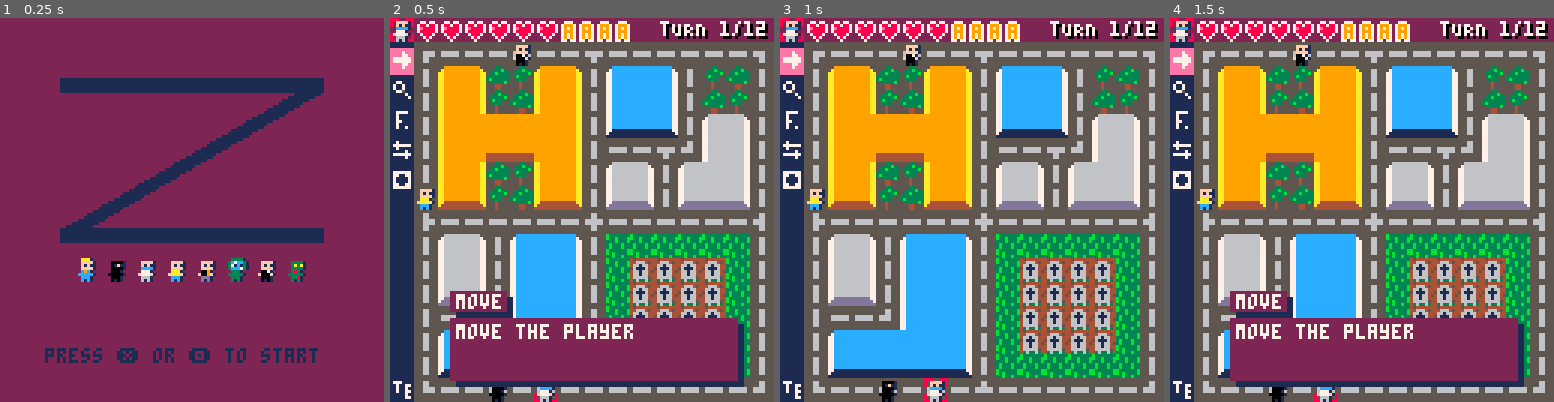
Above: before the commit, frames 1-4 (left to right).
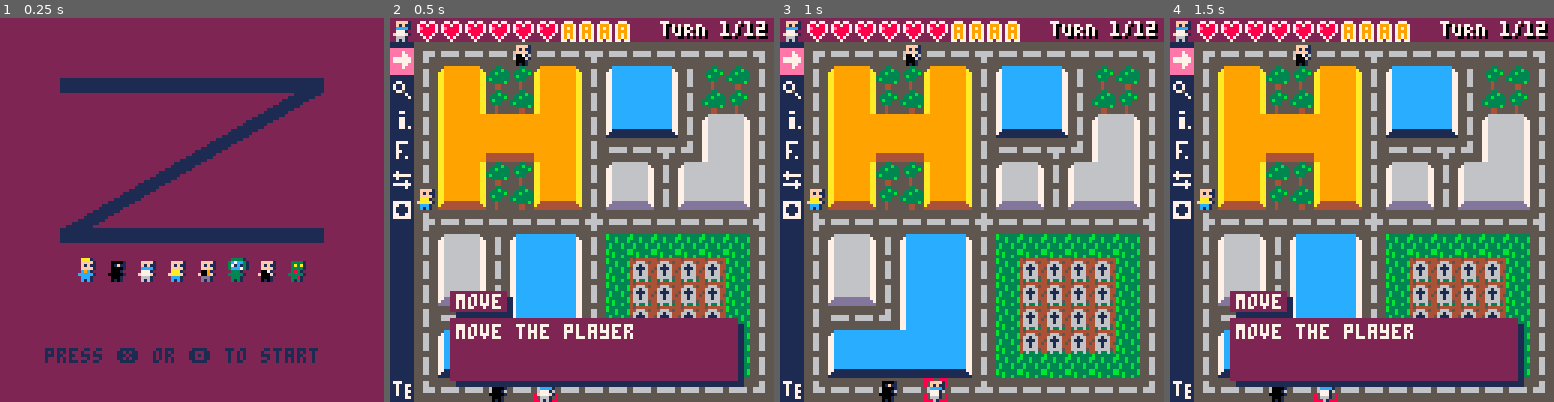
Above: after the commit, the same moments.

Repository: pixelocene/z
Game: PICO-8 cartridge z.p8
Same seed, same stepped clock (60 frames per second), same inputs: the game is played once before the commit and once after it.
Inputs:
- Up to frame 1 (0.25 s): no input
- Up to frame 2 (0.5 s): tap X (X key) at 0.33 s
- Up to frame 3 (1 s): tap O (Z key) at 0.7 s
- Up to frame 4 (1.5 s): tap X (X key) at 1.07 s

Frame 1 is identical in both runs. In frame 2, 0.6% of the frame differs, in the area x 0-7%, y 0-99%; in frame 3, 0.6%, in the area x 0-43%, y 0-100%; in frame 4, 0.6%.

Commit message:
Pick objects from building

Diff:
--- a/z.p8
+++ b/z.p8
@@ -76,7 +76,13 @@
 
 	areas={}
 	game_special_buildings={}
-	building_message = {
+
+	info_message = {
+		message=nil,
+		anim=0
+	}
+
+	error_message = {
 		message=nil,
 		anim=0
 	}
@@ -122,7 +128,7 @@
 					until not exists
 				end
 				b.name=building.name
-				-- @todo copy objects
+				b.objects=building.objects
 			end
 			-- add the area to the map areas
 			add(areas,area)
@@ -141,8 +147,11 @@
 			ox=x, -- offset (for animation)
 			oy=y,	-- offset (for animation)
 			job=job,
+			anim=0,
 			mirror=false, -- if true, look to the left
 			building=nil, -- building data
+			inventory={},
+			max_inventory_size=6,
 		})
 	end
 
@@ -153,12 +162,16 @@
 function update_game()
 	-- update animations
 	update_target()
-	-- update building message timer
-	if building_message.name~=nil then
-		building_message.anim-=0.1
-		if building_message.anim <= 0 then building_message.name=nil end
-	end
-
+	update_player()
+	-- update messages
+	if info_message.message~=nil then
+		info_message.anim-=0.1
+		if info_message.anim <= 0 then info_message.message=nil end
+	end
+	if error_message.message~=nil then
+		error_message.anim-=0.1
+		if error_message.anim <= 0 then error_message.message=nil end
+	end
 	-- handle user interaction
 	if game_state=="action_selection" then
 		if (btnp(⬅️)) current_player-=1
@@ -202,6 +215,10 @@
 		get_building_for_player()
 	end
 
+	if game_state=="inventory" then
+		-- @todo
+	end
+
 	if game_state=="enter_building" then update_game_enter_building() end
 end
 
@@ -225,7 +242,39 @@
 
 -- execute the selected action for the current player
 function do_action()
+	local p=players[current_player]
+	-- switch to move state
 	if (current_action.name=="move") game_state="move"
+	-- pickup an object from the current building
+	if current_action.name=="search" then
+		if p.building==nil then
+			printh("not building")
+			error_message={
+				message="you are not in a building",
+				anim=4
+			}
+			return
+		end
+		if #p.inventory>=p.max_inventory_size then
+			printh("full")
+			error_message={
+				message="your inventory is full",
+				anim=4
+			}
+			return
+		end
+		local o=p.building.objects[ceil(rnd(#p.building.objects))]
+		info_message={
+			message="you found "..o.name,
+			anim=4
+		}
+		add(p.inventory,o)
+		-- Run the action if it has one
+		--if o.action~=nil then o.actions() end
+	end
+	if current_action.name=="inventory" then
+		-- @todo
+	end
 end
 
 function draw_game()
@@ -261,8 +310,12 @@
 		end
 	end
 
-	if building_message.name~=nil then
-		local place=building_message.name
+	if game_state=="inventory" then
+		-- @todo
+	end
+
+	if info_message.message~=nil then
+		local place=info_message.message
 		rectfill(17,66,122,74,1)
 		rectfill(15,64,120,72,2)
 		print(
@@ -274,6 +327,24 @@
 		print(
 			place,
 			(122-17-#place*4)/2+17,
+			66,
+			7
+		)
+	end
+
+	if error_message.message~=nil then
+		local message=error_message.message
+		rectfill(17,66,122,74,1)
+		rectfill(15,64,120,72,8)
+		print(
+			message,
+			(122-17-#message*4)/2+17+1,
+			67,
+			1
+		)
+		print(
+			message,
+			(122-17-#message*4)/2+17,
 			66,
 			7
 		)
@@ -394,17 +465,21 @@
 				and rely>=r[2] and rely<=r[4] then
 				p.building=b
 				if previous_building_id~=b.id then
-					building_message = {
-						name=p.building.name,
+					info_message = {
+						message=p.building.name,
 						anim=3
 					}
 				end
-				return b
+				return
 			end
 		end
 	end
-	p.building=nil
-	return nil
+end
+
+function update_player()
+	local p=players[current_player]
+	p.anim+=0.1
+	if p.anim>2 then p.anim=0 end
 end
 
 function draw_players()
@@ -413,20 +488,37 @@
 	end
 end
 
-function draw_player(p,x,y)
+function draw_player(p,x,y,menu)
 	local x=x or p.x*8
 	local y=y or p.y*8
-	if players[current_player]==p then
+	local menu=menu or false
+	local sprite=nil
+
+	if players[current_player]==p and menu==false then
 		draw_target(x,y)
 	end
+
 	palt(0,false)
 	palt(14,true)
-	if fget(mget(p.x-1,p.y-1),1) then
+
+	if fget(mget(p.x-1,p.y-1),1) and menu==false then
 		-- when in building, player is shadowed
-		spr(28,x,y,1,1,p.mirror)
+		sprite=27
 	else
-		spr(p.job.sprite,x,y,1,1,p.mirror)
-	end
+		sprite=p.job.sprite
+	end
+
+	if menu==false then
+		-- @todo check if walking
+		sprite+=p.anim
+	end
+
+	if menu then
+			spr(sprite,x,y)
+		else
+			spr(sprite,x,y,1,1,p.mirror)
+		end
+
 	palt(0,true)
 	palt(14,false)
 end
@@ -491,7 +583,7 @@
 function draw_player_status()
 	local p=players[current_player]
 	rectfill(0,0,127,7,2)
-	draw_player(p,0,0)
+	draw_player(p,0,0,true)
 	for i=1,p.hp do
 		spr(11,1+i*8,0)
 	end
@@ -519,16 +611,20 @@
 		rectfill(0,20,7,28,14)
 	end
 
+	if current_action.name=="inventory" then
+		rectfill(0,30,7,38,14)
+	end
+
 	if current_action.name=="fight" then
-		rectfill(0,30,7,38,14)
+		rectfill(0,40,7,48,14)
 	end
 
 	if current_action.name=="exchange" then
-		rectfill(0,40,7,48,14)
+		rectfill(0,50,7,58,14)
 	end
 
 	if current_action.name=="special" then
-		rectfill(0,50,7,58,14)
+		rectfill(0,60,7,68,14)
 	end
 
 	if current_action.name=="turn end" then
@@ -537,9 +633,10 @@
 
 	spr(48,0,10) -- move
 	spr(50,0,20) -- search
-	spr(51,0,30) -- fight
-	spr(49,0,40) -- exchange
-	spr(p.job.action.sprite,0,50) -- player special action
+	spr(43,0,30) -- inventory
+	spr(51,0,40) -- fight
+	spr(49,0,50) -- exchange
+	spr(p.job.action.sprite,0,60) -- player special action
 
 	spr(59,0,120) -- turn end
 end
@@ -619,6 +716,81 @@
 		name="antibiotics",
 		description="",
 	},
+	-- police station
+	cell_door={
+		name="cell door",
+		description="",
+	},
+	gun={
+		name="a gun with 3 ammo",
+		description="",
+	},
+	stale_donuts={
+		name="stale donuts",
+		description="The appearance is suspicious, but you are so hungry...",
+	},
+	cocain_bag={
+		name="cocain bag",
+		description="",
+	},
+	bulletproof_vest={
+		name="bulletproof vest",
+		description="",
+	},
+	cb_radio={
+		name="cb-radio",
+		description="",
+	},
+	-- graveyard
+	embittered_deceased={
+		name="embittered deceased",
+		description="not so dead after all…",
+	},
+	gravedigger_shovel={
+		name="gravedigger shovel",
+		description="",
+	},
+	flower_wreath={
+		name="flower wreath",
+		description="we will all go to heaven... but in fact no",
+	},
+	matches={
+		name="matches",
+		description="",
+	},
+	old_military_helmet={
+		name="old military helmet",
+		description="",
+	},
+	bag_of_nails={
+		name="bag of nails",
+		description="",
+	},
+	-- garage
+	dangerous_material={
+		name="dangerous material",
+		description="",
+	},
+	rifle={
+		name="rifle with 6 ammo",
+		description="",
+	},
+	pinup_calendar={
+		name="pinup calendar",
+		description="miss december has definitely changed a lot since",
+	},
+	energy_drink={
+		name="energy drink",
+		description="",
+	},
+	tool_bag={
+		name="tool bag",
+		description="tool bag",
+	},
+	gasoline={
+		name="gasoline",
+		description=""
+	}
 }
 
 -- buildings
@@ -640,13 +812,18 @@
 -- and cannot be selected randomly
 graveyard = {
 	name="graveyard",
+	objects={
+		objects.embittered_deceased,
+		objects.gravedigger_shovel,
+		objects.flower_wreath,
+		objects.matches,
+		objects.old_military_helmet,
+		objects.bag_of_nails,
+	}
 }
 
 -- those buildings can be picked randomly
 special_buildings = {
-	{
-		name="hospital",
-	},
 	{
 		name="sanitarium",
 		objects={
@@ -660,9 +837,25 @@
 	},
 	{
 		name="police station",
+		objects={
+			objects.cell_door,
+			objects.gun,
+			objects.stale_donuts,
+			objects.cocain_bag,
+			objects.bulletproof_vest,
+			objects.cb_radio,
+		}
 	},
 	{
 		name="garage",
+		objects={
+			objects.dangerous_material,
+			objects.rifle,
+			objects.pinup_calendar,
+			objects.energy_drink,
+			objects.tool_bag,
+			objects.gasoline,
+		}
 	}
 }
 
@@ -835,6 +1028,10 @@
 		description="search for items in a\nbuilding",
 	},
 	{
+		name="inventory",
+		description="watch your inventory",
+	},
+	{
 		name="fight",
 		description="fight zombies",
 	},
@@ -861,28 +1058,28 @@
 00700700eccccc1eeeccc1eee000001eee0001eeef777f1eee7771eeefaaaf1eeeaaa1eeef009f1eee0091ee0788870079797000555555555555555555566555
 00000000eeccc1eeeeccc1eeee0001eeee0001eeee6661eeee6661eeeeccc1eeeeccc1eeeeddd1eeeeddd1ee0078700079797000555555555555555555566555
 00000000eec1c1eeeeec1eeeee0101eeeee01eeeee6161eeeee61eeeeec1c1eeeeec1eeeeed1d1eeeeed1eee0007000077077000555555555555555555555555
-88800888ee33331eee33331eeeeeeeeeeeeeeeee00000000000000000000000000000000000000000000000000000000eeeeeeee555555555555555555555555
-80000008e3c7cc31e3c7cc31eeffff1eeeffff1e00000000000000000000000000000000000000000000000000000000eeddddee555555555555555555555555
-80000008e371c131e371c131eef1f11eeef1f11e00000000000000000000000000000000000000000000000000000000eeddddee555555555555555555555555
-00000000e3ccc731e3ccc731eeffff1eeeffff1e00000000000000000000000000000000000000000000000000000000eeddddee555666655666666556666555
-00000000ee3331eeee3331eeee0071eeee0071ee00000000000000000000000000000000000000000000000000000000eedddeee555666655666666556666555
-80000008e333331eee3331eeef000f1eee0001ee00000000000000000000000000000000000000000000000000000000edddddee555665555556655555566555
-80000008ee3331eeee3331eeee0001eeee0001ee00000000000000000000000000000000000000000000000000000000eedddeee555665555556655555566555
-88800888ee3131eeeee311eeee0101eeeee01eee00000000000000000000000000000000000000000000000000000000eededeee555555555555555555555555
+88800888ee33331eee33331eeeeeeeeeeeeeeeee000000000000000000000000000000000000000000000000eeeeeeeeeeeeeeee555555555555555555555555
+80000008e3c7cc31e3c7cc31eeffff1eeeffff1e000000000000000000000000000000000000000000000000eedddd1eeedddd1e555555555555555555555555
+80000008e371c131e371c131eef1f11eeef1f11e000000000000000000000000000000000000000000000000eedddd1eeedddd1e555555555555555555555555
+00000000e3ccc731e3ccc731eeffff1eeeffff1e000000000000000000000000000000000000000000000000eedddd1eeedddd1e555666655666666556666555
+00000000ee3331eeee3331eeee0071eeee0071ee000000000000000000000000000000000000000000000000eeddd1eeeeddd1ee555666655666666556666555
+80000008e333331eee3331eeef000f1eee0001ee000000000000000000000000000000000000000000000000eddddd1eeeddd1ee555665555556655555566555
+80000008ee3331eeee3331eeee0001eeee0001ee000000000000000000000000000000000000000000000000eeddd1eeeeddd1ee555665555556655555566555
+88800888ee3131eeeee311eeee0101eeeee01eee000000000000000000000000000000000000000000000000eed1d1eeeee1d1ee555555555555555555555555
 88000088eeeeeeeeeeeeeeee000000000000000000000000000000000000000000000000000000000000000000000000eeeeeeee555555555555555555555555
-80000008ee33331eee33331e000000000000000000000000000000000000000000000000000000000000000000000000eeeeeeee555665555556655555566555
+80000008ee33331eee33331e000000000000000000000000000000000000000000000000000000000000000000077000eeeeeeee555665555556655555566555
 00000000ee3a3a1eee3a3a1e00000000000000000000000000000000000000000000000000000000000000000000000099599599555665555556655555566555
-00000000ee33331eee33331e00000000000000000000000000000000000000000000000000000000000000000000000095995995555666655666666556666555
-00000000ee3831eeee3831ee00000000000000000000000000000000000000000000000000000000000000000000000059959959555666655666666556666555
-00000000e333331eee3331ee00000000000000000000000000000000000000000000000000000000000000000000000019111191555665555556655555566555
-80000008ee3381eeee3381ee000000000000000000000000000000000000000000000000000000000000000000000000e9eeee9e555665555556655555566555
+00000000ee33331eee33331e00000000000000000000000000000000000000000000000000000000000000000007700095995995555666655666666556666555
+00000000ee3831eeee3831ee00000000000000000000000000000000000000000000000000000000000000000007700059959959555666655666666556666555
+00000000e333331eee3331ee00000000000000000000000000000000000000000000000000000000000000000007700019111191555665555556655555566555
+80000008ee3381eeee3381ee000000000000000000000000000000000000000000000000000000000000000000077070e9eeee9e555665555556655555566555
 88000088ee3131eeeee31eee000000000000000000000000000000000000000000000000000000000000000000000000919ee919555555555555555555555555
 000000000000000000000000000000000000000000000000000000000000000000000000000000000000000000000000eeeeeeee555555555555555555555555
 000070000070000000770000007777000777777000000070000000000777777000700700000770000077770007770000eeeeeeea555665555556655555566555
 000077000777777007007000007000000770077000777500070770700777777000700700007777000000700000700770eeeeee41555665555556655555566555
 077777700070000007007000007000000700007007007700007707700705705000700700007777000007700000700700eee0041e555666655666666556666555
 077777700000070000775000007700000700007007777700077077700777777000777700000770000077770000700770ee06001e555666655666666556666555
-000077000777777000000700007000000770077007777700007007000777777000700700000770000777777000000700ee00001e555555555555555555555555
+000077000777777000000700007000000770077007777700007007000777777000700700000770000777777000700700ee00001e555555555555555555555555
 000070000000070000000070007007000777777000777000007007000070070000700700000770000777777000000770ee1001ee555555555555555555555555
 000000000000000000000000000000000000000000000000000000000007700000000000000000000000000000000000eee11eee555555555555555555555555
 00000000000000000000000000000000440000000000006000000000000000000000000000000000000000000000000000000000000000000000000000000000
